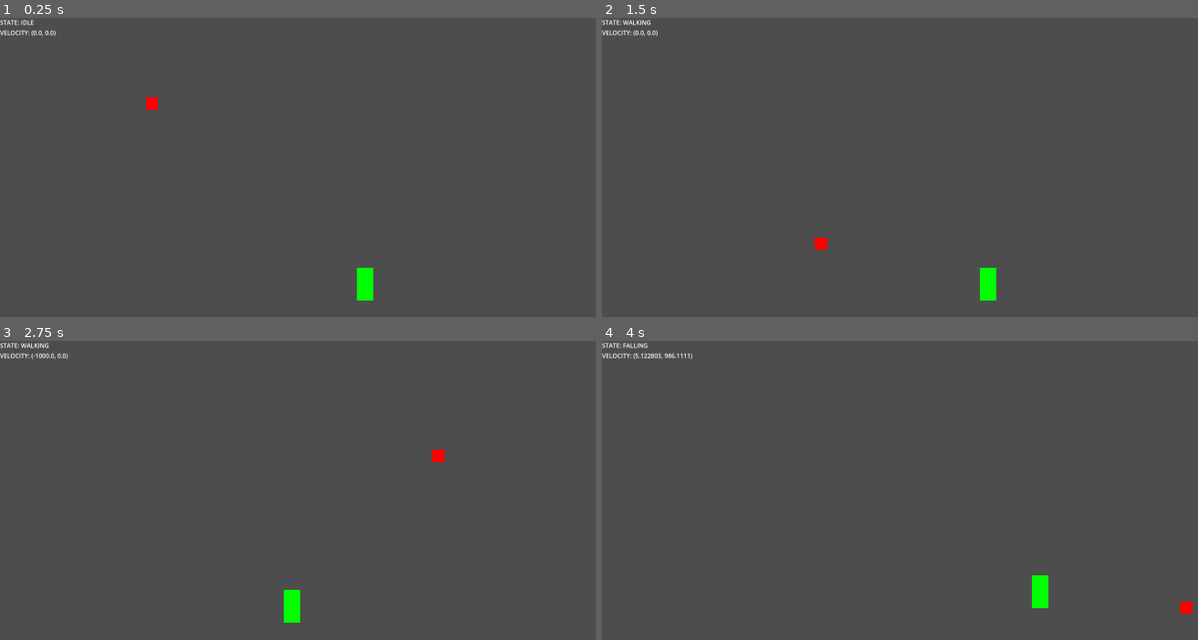
Above: before the commit, frames 1-4 (two rows, left to right).
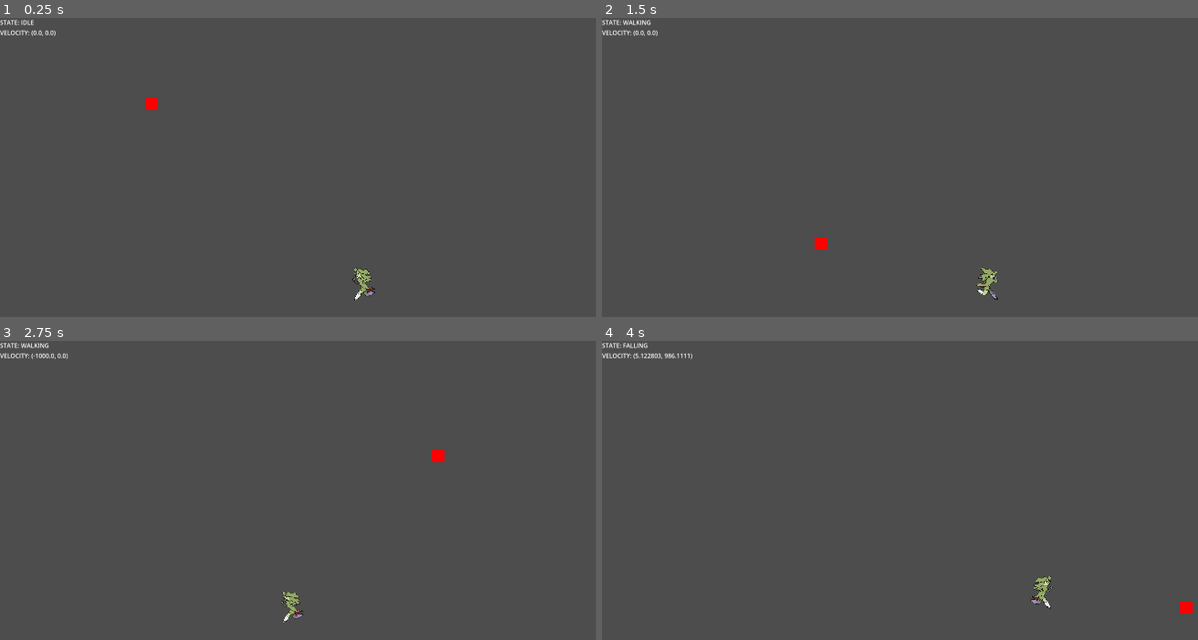
Above: after the commit, the same moments.

Repository: JeriamJito/ProjectWild
Game: Godot game, scene res://stage.tscn
Same seed, same stepped clock (60 frames per second), same inputs: the game is played once before the commit and once after it.
Inputs (mouse positions are in pixels of both pictures, inside the frame that each line leads up to):
- Up to frame 1 (0.25 s): no input
- Up to frame 2 (1.5 s): tap Enter at 0.5 s; move the mouse to (1126, 203) at 0.52 s; hold D (move_right) from 0.53 s (still down); click (1126, 203) at 0.6 s; tap Space (jump) at 0.77 s; move the mouse to (822, 242) at 1.27 s; click (822, 242) at 1.35 s
- Up to frame 3 (2.75 s): tap Space (jump) at 1.52 s; move the mouse to (441, 454) at 2.02 s; release D (move_right) at 2.03 s; hold A (move_left) from 2.03 s (still down); click (441, 454) at 2.1 s
- Up to frame 4 (4 s): tap Space (jump) at 2.75, 3.02, 3.77 s; move the mouse to (929, 628) at 2.77 s; release A (move_left) at 2.78 s; hold D (move_right) from 2.78 s (still down); click (929, 628) at 2.85 s; move the mouse to (1186, 607) at 3.52 s; click (1186, 607) at 3.6 s

The runs differ from the first frame. In frame 1, 0.3% of the frame differs, in the area x 59-63%, y 83-95%; in frame 2, 0.3%; in frame 3, 0.3%; in frame 4, 0.3%, in the area x 71-76%, y 78-90%.

Commit message:
(feature) animated player sprite

Diff:
--- a/player/player.tscn
+++ b/player/player.tscn
@@ -1,7 +1,9 @@
-[gd_scene load_steps=11 format=3 uid="uid://dfipd6t0uiicv"]
+[gd_scene load_steps=23 format=3 uid="uid://dfipd6t0uiicv"]
 
 [ext_resource type="Script" uid="uid://c72hkr6kj7ckv" path="res://player/player.gd" id="1_oul6g"]
+[ext_resource type="Texture2D" uid="uid://djg1bdqheb5a0" path="res://player/Running sprite - Protagonist.png" id="2_8t03j"]
 [ext_resource type="PackedScene" uid="uid://ckephimkda3cb" path="res://components/gravity.tscn" id="2_rkbax"]
+[ext_resource type="Script" uid="uid://boa261lp5dvrj" path="res://player/player_sprite.gd" id="3_2ieo8"]
 [ext_resource type="PackedScene" uid="uid://dlg10nup8rkuo" path="res://components/state_machine.tscn" id="3_g1dw6"]
 [ext_resource type="PackedScene" uid="uid://0e2015teptyf" path="res://components/movement.tscn" id="3_yw30f"]
 [ext_resource type="PackedScene" uid="uid://cy537276fk4lt" path="res://components/whip.tscn" id="5_g6k8r"]
@@ -10,6 +12,77 @@
 [ext_resource type="Script" uid="uid://dp4yiid8benh1" path="res://player/front_ray_cast.gd" id="8_8t03j"]
 [ext_resource type="PackedScene" uid="uid://b3grspwqj5bit" path="res://components/whip_attach.tscn" id="8_hg6s5"]
 
+[sub_resource type="AtlasTexture" id="AtlasTexture_o6w4i"]
+atlas = ExtResource("2_8t03j")
+region = Rect2(0, 0, 384, 540)
+
+[sub_resource type="AtlasTexture" id="AtlasTexture_j7y5x"]
+atlas = ExtResource("2_8t03j")
+region = Rect2(384, 0, 384, 540)
+
+[sub_resource type="AtlasTexture" id="AtlasTexture_nv407"]
+atlas = ExtResource("2_8t03j")
+region = Rect2(768, 0, 384, 540)
+
+[sub_resource type="AtlasTexture" id="AtlasTexture_ebbgc"]
+atlas = ExtResource("2_8t03j")
+region = Rect2(1152, 0, 384, 540)
+
+[sub_resource type="AtlasTexture" id="AtlasTexture_1t2ku"]
+atlas = ExtResource("2_8t03j")
+region = Rect2(1536, 0, 384, 540)
+
+[sub_resource type="AtlasTexture" id="AtlasTexture_b2prt"]
+atlas = ExtResource("2_8t03j")
+region = Rect2(384, 540, 384, 540)
+
+[sub_resource type="AtlasTexture" id="AtlasTexture_lnvih"]
+atlas = ExtResource("2_8t03j")
+region = Rect2(768, 540, 384, 540)
+
+[sub_resource type="AtlasTexture" id="AtlasTexture_uaox5"]
+atlas = ExtResource("2_8t03j")
+region = Rect2(1152, 540, 384, 540)
+
+[sub_resource type="AtlasTexture" id="AtlasTexture_uq0bo"]
+atlas = ExtResource("2_8t03j")
+region = Rect2(1536, 540, 384, 540)
+
+[sub_resource type="SpriteFrames" id="SpriteFrames_2uw36"]
+animations = [{
+"frames": [{
+"duration": 1.0,
+"texture": SubResource("AtlasTexture_o6w4i")
+}, {
+"duration": 1.0,
+"texture": SubResource("AtlasTexture_j7y5x")
+}, {
+"duration": 1.0,
+"texture": SubResource("AtlasTexture_nv407")
+}, {
+"duration": 1.0,
+"texture": SubResource("AtlasTexture_ebbgc")
+}, {
+"duration": 1.0,
+"texture": SubResource("AtlasTexture_1t2ku")
+}, {
+"duration": 1.0,
+"texture": SubResource("AtlasTexture_b2prt")
+}, {
+"duration": 1.0,
+"texture": SubResource("AtlasTexture_lnvih")
+}, {
+"duration": 1.0,
+"texture": SubResource("AtlasTexture_uaox5")
+}, {
+"duration": 1.0,
+"texture": SubResource("AtlasTexture_uq0bo")
+}],
+"loop": true,
+"name": &"walking",
+"speed": 30.0
+}]
+
 [sub_resource type="CapsuleShape2D" id="CapsuleShape2D_rkbax"]
 radius = 28.0
 height = 108.0
@@ -17,7 +90,14 @@
 [node name="Player" type="CharacterBody2D" groups=["Player"]]
 script = ExtResource("1_oul6g")
 
+[node name="PlayerSprite" type="AnimatedSprite2D" parent="."]
+scale = Vector2(0.223958, 0.223958)
+sprite_frames = SubResource("SpriteFrames_2uw36")
+animation = &"walking"
+script = ExtResource("3_2ieo8")
+
 [node name="ColorRect" type="ColorRect" parent="."]
+visible = false
 anchors_preset = 8
 anchor_left = 0.5
 anchor_top = 0.5
--- /dev/null
+++ b/player/player_sprite.gd
@@ -0,0 +1,15 @@
+extends AnimatedSprite2D
+
+const STATES = Globals.STATES
+
+@onready var parent : Actor = get_parent()
+
+func _physics_process(delta: float) -> void:
+	if parent.state != STATES.WALKING or parent.direction == 0.0:
+		stop()
+		return
+
+	if flip_h and parent.direction < 0.0 or not flip_h and parent.direction > 0.0:
+		flip_h = !flip_h
+
+	play("walking")
--- /dev/null
+++ b/player/player_sprite.tscn
@@ -0,0 +1,79 @@
+[gd_scene load_steps=12 format=3 uid="uid://baup38xlcs2fe"]
+
+[ext_resource type="Texture2D" uid="uid://djg1bdqheb5a0" path="res://player/Running sprite - Protagonist.png" id="1_su0ct"]
+
+[sub_resource type="AtlasTexture" id="AtlasTexture_o6w4i"]
+atlas = ExtResource("1_su0ct")
+region = Rect2(0, 0, 384, 540)
+
+[sub_resource type="AtlasTexture" id="AtlasTexture_j7y5x"]
+atlas = ExtResource("1_su0ct")
+region = Rect2(384, 0, 384, 540)
+
+[sub_resource type="AtlasTexture" id="AtlasTexture_nv407"]
+atlas = ExtResource("1_su0ct")
+region = Rect2(768, 0, 384, 540)
+
+[sub_resource type="AtlasTexture" id="AtlasTexture_ebbgc"]
+atlas = ExtResource("1_su0ct")
+region = Rect2(1152, 0, 384, 540)
+
+[sub_resource type="AtlasTexture" id="AtlasTexture_1t2ku"]
+atlas = ExtResource("1_su0ct")
+region = Rect2(1536, 0, 384, 540)
+
+[sub_resource type="AtlasTexture" id="AtlasTexture_b2prt"]
+atlas = ExtResource("1_su0ct")
+region = Rect2(384, 540, 384, 540)
+
+[sub_resource type="AtlasTexture" id="AtlasTexture_lnvih"]
+atlas = ExtResource("1_su0ct")
+region = Rect2(768, 540, 384, 540)
+
+[sub_resource type="AtlasTexture" id="AtlasTexture_uaox5"]
+atlas = ExtResource("1_su0ct")
+region = Rect2(1152, 540, 384, 540)
+
+[sub_resource type="AtlasTexture" id="AtlasTexture_uq0bo"]
+atlas = ExtResource("1_su0ct")
+region = Rect2(1536, 540, 384, 540)
+
+[sub_resource type="SpriteFrames" id="SpriteFrames_2uw36"]
+animations = [{
+"frames": [{
+"duration": 1.0,
+"texture": SubResource("AtlasTexture_o6w4i")
+}, {
+"duration": 1.0,
+"texture": SubResource("AtlasTexture_j7y5x")
+}, {
+"duration": 1.0,
+"texture": SubResource("AtlasTexture_nv407")
+}, {
+"duration": 1.0,
+"texture": SubResource("AtlasTexture_ebbgc")
+}, {
+"duration": 1.0,
+"texture": SubResource("AtlasTexture_1t2ku")
+}, {
+"duration": 1.0,
+"texture": SubResource("AtlasTexture_b2prt")
+}, {
+"duration": 1.0,
+"texture": SubResource("AtlasTexture_lnvih")
+}, {
+"duration": 1.0,
+"texture": SubResource("AtlasTexture_uaox5")
+}, {
+"duration": 1.0,
+"texture": SubResource("AtlasTexture_uq0bo")
+}],
+"loop": true,
+"name": &"default",
+"speed": 5.0
+}]
+
+[node name="PlayerSprite" type="AnimatedSprite2D"]
+sprite_frames = SubResource("SpriteFrames_2uw36")
+frame = 5
+frame_progress = 0.760905
--- a/stage.tscn
+++ b/stage.tscn
@@ -42,7 +42,7 @@
 unique_name_in_owner = true
 position = Vector2(2130, 902)
 
-[node name="RemoteTransform2D" parent="Player" index="12"]
+[node name="RemoteTransform2D" parent="Player" index="13"]
 remote_path = NodePath("../../Camera2D")
 
 [node name="Camera2D" type="Camera2D" parent="." groups=["Camera"]]
Binary file added: player/Running sprite - Protagonist.png
Not shown, added: player/Running sprite - Protagonist.png.import
Not shown, added: player/player_sprite.gd.uid
